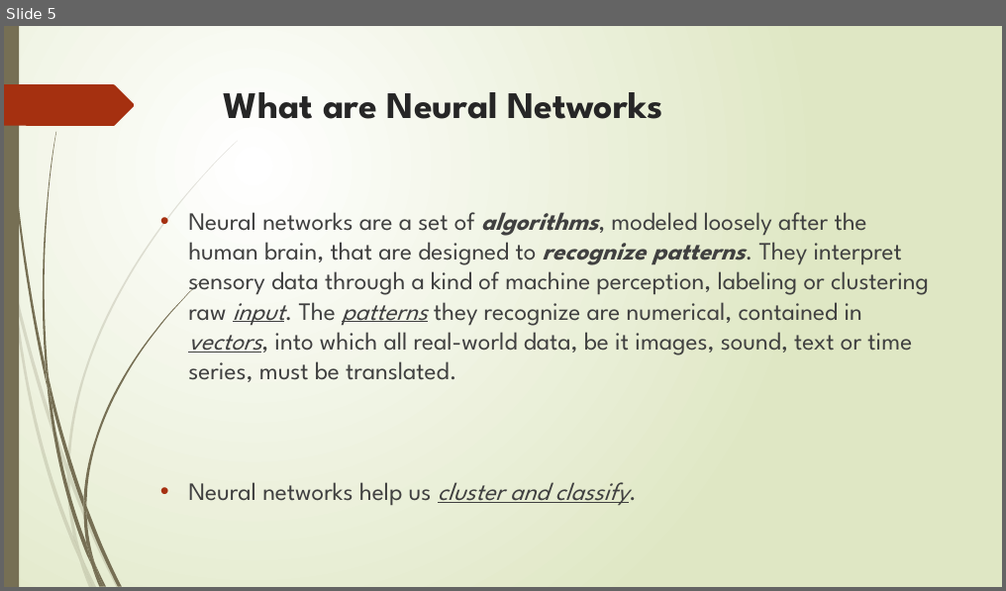
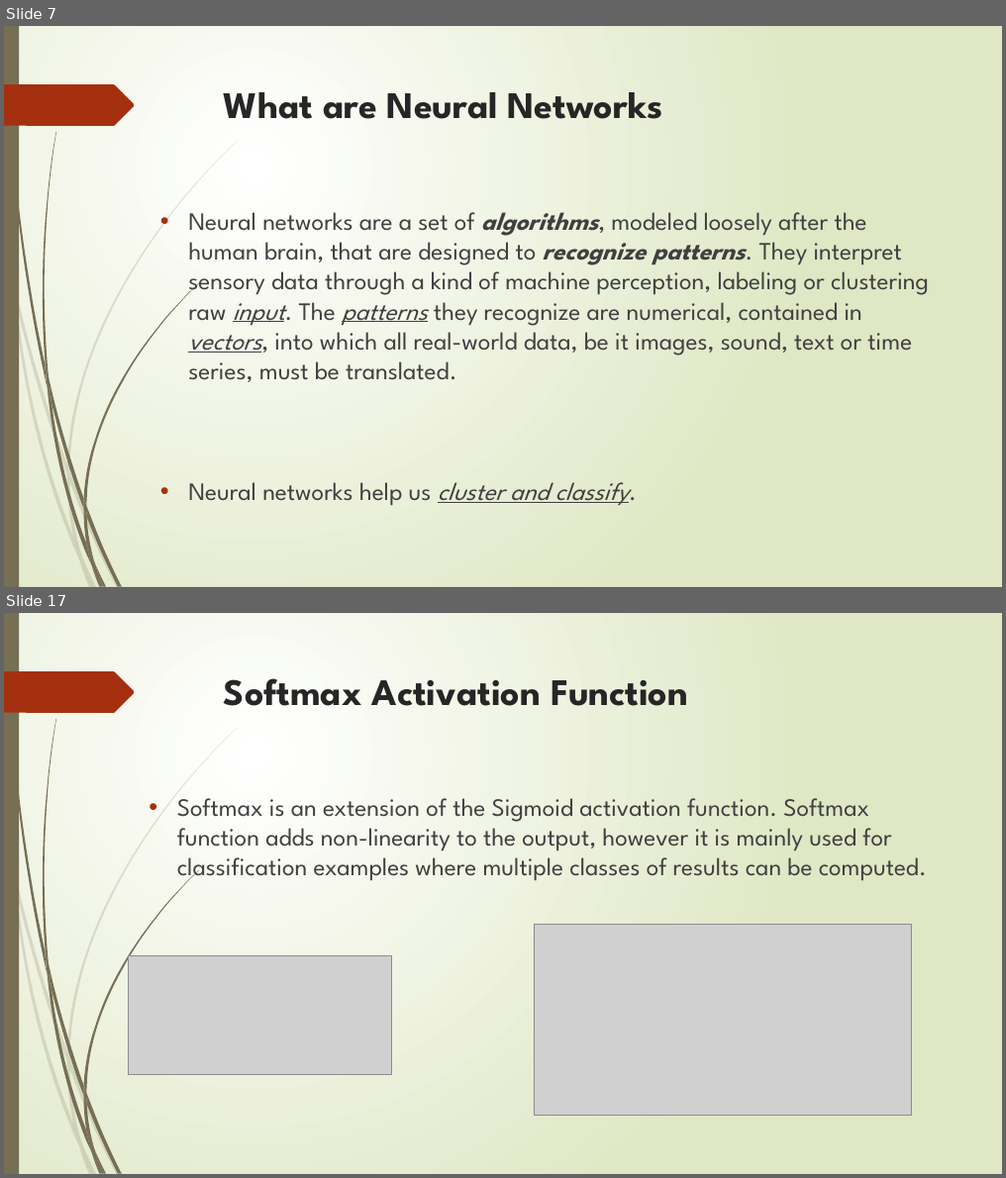
Before and after one commit to angui100/ML_TensorFlow_Workshop, a slide deck: ML_Workshop.pptx. Shown one above the other, each under a label of ours: slide 5 before the commit, slides 7 and 17 after it; the slides between them are not shown. The pictures are 1006x591 and 1006x1178 pixels, drawn with LibreOffice and Linux fonts; fonts in the diff are those of the drawing; grey boxes stand for pictures. Boxes give left, top, right and bottom in pixels: in the first picture for what was removed or moved away, otherwise in the second. Text is boxed around its words. In the diff, an @@ line names an element or a change of style, - is before the commit and + after.

```diff
--- a/ML_Workshop.pptx
+++ b/ML_Workshop.pptx
@@ slide 17 added at box(4, 613, 1002, 1174), background gradient #FFFFFF to #DFE8C4; not listed: 24 template elements that a slide beside it also shows @@
@@ title added at box(224, 678, 688, 706), 36 pt, text #262626, bold @@
+Softmax Activation Function
@@ text added at box(177, 798, 927, 884), 24 pt, text #404040 @@
+• Softmax is an extension of the Sigmoid activation function. Softmax function adds non-linearity to the output, however it is mainly used for classification examples where multiple classes of results can be computed.
@@ picture added at box(534, 925, 912, 1116) @@
@@ picture added at box(129, 957, 392, 1075) @@
@@ what was slide 5 is now slide 7 @@
```
Also in this commit, not shown: 4 slides changed, 7 other slides added, 1 slide removed, 4 other files.
